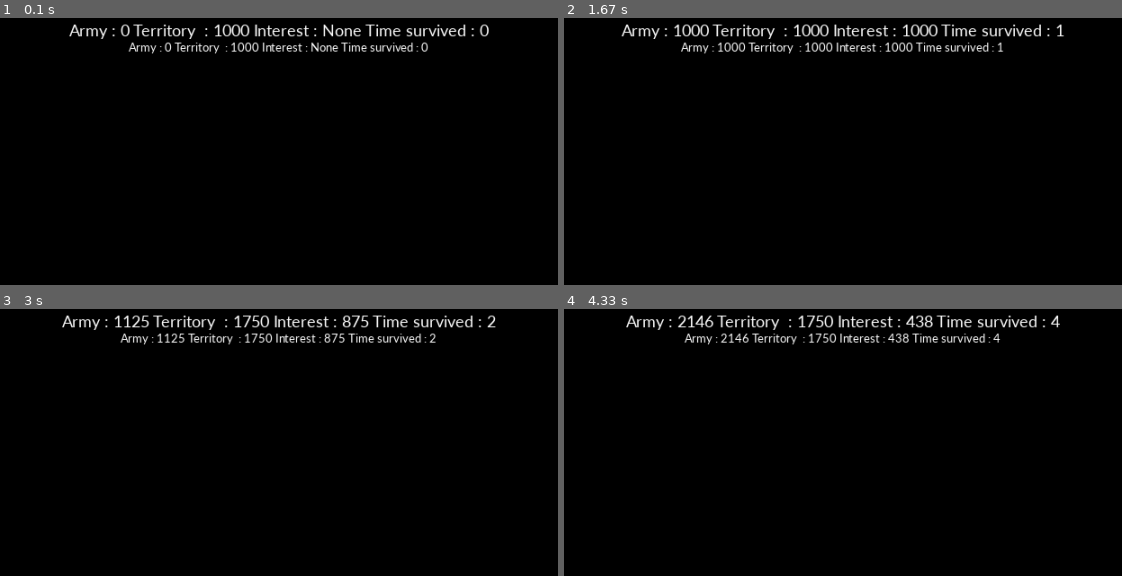
Above: before the commit, frames 1-4 (two rows, left to right).
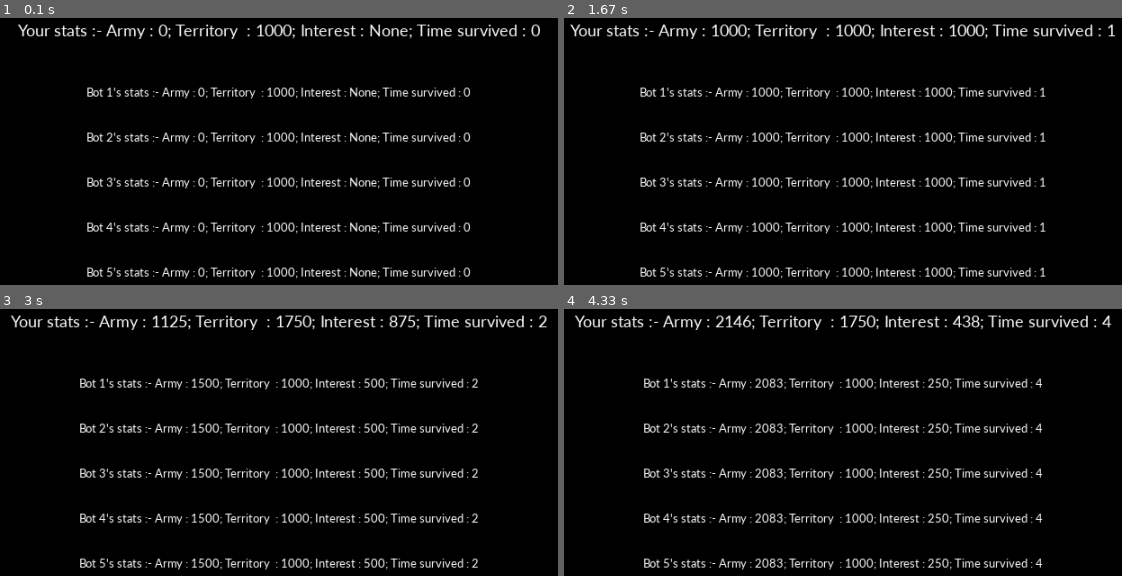
Above: after the commit, the same moments.

Repository: Manan-200/Python
Game: pygame game, started from Games/Stratedy_game/strategy_game_with_pygame.py
Two runs of this game, one before a commit and one after it. Both use one fixed random seed, a clock stepped at 60 frames per second and the inputs below.
Inputs (mouse positions are in pixels of both pictures, inside the frame that each line leads up to):
- Up to frame 1 (0.1 s): no input
- Up to frame 2 (1.67 s): no input
- Up to frame 3 (3 s): tap E at 1.83 s; click (290, 386) at 2.22 s
- Up to frame 4 (4.33 s): click (outside the picture) at 3.05 s; click (outside the picture) at 3.38 s; click (outside the picture) at 3.72 s; click (outside the picture) at 4.05 s

The runs differ from the first frame. In frame 1, 9.3% of the frame differs, in the area x 3-97%, y 2-98%; in frame 2, 10%, in the area x 1-99%, y 2-98%; in frame 3, 9.8%; in frame 4, 9.8%.

Commit message:
added bots(list for bots)

Diff:
--- a/Games/Stratedy_game/strategy_game_with_pygame.py
+++ b/Games/Stratedy_game/strategy_game_with_pygame.py
@@ -11,6 +11,7 @@
 counter = 0
 clock = pygame.time.Clock()
 key_cooldown = 0
+bots = []
 
 win = pygame.display.set_mode((width, height))
 pygame.display.set_caption("strategy game")
@@ -19,7 +20,8 @@
     bluebar_y_val = 300
     territory_flag = False
 
-    def __init__(self):
+    def __init__(self, ID):
+        self.id = ID
         self.army = 0
         self.territory = 1000
         self.interest = None
@@ -29,7 +31,7 @@
         self.army += round(self.interest)
 
     def draw(self):
-        self.player_stats = player_font.render(f"Army : {self.army} Territory  : {self.territory} Interest : {self.interest} Time survived : {round(time_survived)}", 1, (255, 255, 255))
+        self.player_stats = player_font.render(f"Your stats :- Army : {self.army}; Territory  : {self.territory}; Interest : {self.interest}; Time survived : {round(time_survived)}", 1, (255, 255, 255))
         win.blit(self.player_stats, (width/2 - self.player_stats.get_width()/2, height/2 - self.player_stats.get_height()/2))
 
     def expand(self, percent):
@@ -54,12 +56,14 @@
 
 class Bot(Player):
     def draw(self):
-        self.bot_stats = bot_font.render(f"Army : {self.army} Territory  : {self.territory} Interest : {self.interest} Time survived : {round(time_survived)}", 1, (255, 255, 255))
-        win.blit(self.bot_stats, (width/2 - self.bot_stats.get_width()/2, height/2 + player.player_stats.get_height()/2))
+        self.bot_stats = bot_font.render(f"Bot {self.id}'s stats :- Army : {self.army}; Territory  : {self.territory}; Interest : {self.interest}; Time survived : {round(time_survived)}", 1, (255, 255, 255))
+        win.blit(self.bot_stats, (width/2 - self.bot_stats.get_width()/2, height/2 + player.player_stats.get_height()/2 + self.id*50))
 
 
-player = Player()
-bot_1 = Bot()
+player = Player(0)
+for i in range(1, 6):
+    bot = Bot(i)
+    bots.append(bot)
 
 while True:
 
@@ -76,16 +80,17 @@
     if keys[pygame.K_e] and key_cooldown <= var:
         key_cooldown += 1
         player.expand(50)
-        bot_1.expand(50)
 
     if var % 1 == 0:  #is similar to time.delay(1) so that the whole program doesn't have to wait 1 second
         time_survived += 1
         player.handle_interest()
-        bot_1.handle_interest()
+        for bot in bots:
+            bot.handle_interest()
 
     win.fill((0, 0, 0))
     player.draw()
-    bot_1.draw()
+    for bot in bots:
+        bot.draw()
     #player.draw_percent_bar()
 
     pygame.display.update()
